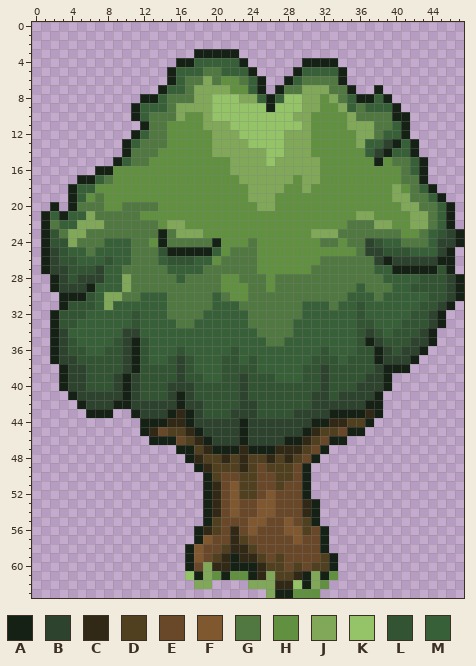
Pixel-art sprite -- pokeslend.gmx/sprites/images/sprite16_0.png. This is how it looked before the edit.
The file is 48x64 pixels. Pixels under 10% opacity are left out. Colours within 5 levels of each other are drawn and written as one.
Palette (. is transparent): A #162116  B #2d432d  C #312815  D #504020  E #684828  F #805830  G #507840  H #609040  J #80a858  K #95c367  L #335433  M #386038
Pixels before (only the part around the change), first column x 0:
 0 ................................................
 1 ................................................
 2 ................................................
 3 ..................AAAAA.........................
 4 ................AAMMMMMA......AAAA..............
 5 ...............AMMMGGMMMA....AMMMMA.............
 6 ...............AMGGJGHHGMA..AMGGGGA.............
 7 ..............AMMGJJJJHHMA.AGGJJJGGA..A.........
 8 ............AAMGGGJJKKKJJMAMKKJJHJGMAAMA........
 9 ...........AMMMGJJJJKKKKKKAKKKJJHHJMGMMMA.......
10 ...........AMGGGJHHJKKKKKKKKKJJHHHHJGGGGAA......
11 ............AGGHHHHJJJKKKKKKKKJHHHHJJJGGMA......
12 ...........AMGGHHHHHJJJKKKKKJJJHHHHHJJGMMA......
13 ..........AMGGGHHHHHJJJJKKKKJJJHHHHHJMMBAMA.....
14 ..........AGGGHHHHHHJJJJJJKKJJJHHHHHHMBAMMA.....
15 .........AMGGHHHHHHHHHJJJJKJJJJJHHHHHHAHGGMA....
16 .......AAHHHHHHHHHHHHHJJJJJJJJJJHHHHHHHHHGMA....
17 .....AAMGHHHHHHHHHHHHHHJJJJJJHJJHHHHHHHHHGGA....
18 ....AMMHHHHHHHHHHHHHHHHHJJJJHHJHHHHHHHHHJHGMA...
19 ....AMHGHHHHHHHHHHHHHHHHJJJHHHHHHHHHHHHHJJGGMA..
20 ..A.AGGGHHGGGGHHHHHHHHHHHJJHHHHHHHHHHHHHHJJGGMA.
21 .AMAMMJGGGGGHHHHHHHHHHHHHHHHHHHHHHHHJJHHHHJJGMA.
22 .AGMMJJJGGGGGGHJJHHHHHHHHHHHHHHHHHHGGGJJHHJJGMA.
23 .ALGJJGGGGGGGGAGJJJHHHHHHHHHHHHJJJGGGGGGGHHGMLBA
24 .ALLJGGGMMMGGHAGGGGGAHHHGHHHHHHHGGHGGBLMMGGGMBBA
25 .ABLMMGMMMMGGGLAAAAAMHGGGHHHHHHHHHHHGBBLLLMMMBA.
26 .ABLLMMMLMMGGGMLLLMMHGGGGHHHHHHHGGGGGGBABBBBBAA.
27 .ABBLLLBMMGGGGGMMMMGGGGGGHHHHHHGGGGGGGMMAAAAALA.
28 ..ABLBBBMMJGGGGGMGGGGHHGGGHGGGGGGGGGGGGMMMMLLLBA
29 ..ABBBAMMMJGGGGGGGGGGHHHGGHGGGGGGGGGMGGGMMLLLLBA
30 ...AAALMJJGGMMMGGGGGMGHHGGGGGGGGGGGMMMGMMMMMLLBA
31 ...ALLLMJMMMMMMGGGGGMMMGGGGGGGMMMGMMLMMMMMMLLBA.
32 ..ALLLMMMMMLMMMGGGGMMMMMGGGGGGMMMMMMLMMMMMLLBA..
33 ..ALLMMMMMMLMMMMGGMMMMMMGGGGGMMMMMMMLLMMMLLLBA..
34 ..ABMMMMMMBBMMMMMMMMMMMMMGGGGMMMMMMMLBLMLLLBA...
35 ..ABLMMMMLBALMMMMMMMMMMMMMGGMMMMMMMMLABLLLBBA...
36 ..ABLLMMLLBALMMMLMMMMMLMMMMMMMMMLMMMLLABLBBA....
37 ..ABBLLLLLBALMMLBLMMMLLMLMMMMMMLLLMLLLABBBA.....
38 ...ABBLLLLBALLLLBLMMMLLLLMMMMMLLBLLLLLBAAA......
39 ...ABBLLLBABLLLLBLLMMLLBLLLMMMLLBLLLLBBA........
40 ...ABBLLLBABLLLBBBLLLLLBLLLLLLLLBLLLBBBA........
41 ....ABBBBBABLLLBABLLLLLBLLLLLLLBBLBBBBA.........
42 .....ABBBAABBBBBABBLLLLBBLLLLLLBBBBBBAA.........
43 ......AAA..ABBBACABLLLBBBLLLLBBBBAAAACA.........
44 ............AAACCABBBBBABBBBBBBAACCDDA..........
45 ............ACEDDCABBBBABBBBBBACDDEAA...........
46 .............AAAEDCABBBABBBBAACDEAA.............
47 ................AADCAAACAAACCCDEA...............
48 .................ACDDCDCDDCDCDEA................
49 ..................ACDDDCDEDDDEA.................
50 ...................ADEEDDEEDDEA.................
51 ...................ACEFDDEEDEEA.................
52 ...................ACEFDDEFEEEA.................
53 ...................ACEFEEFFEEECA................
54 ...................ACEFEEFFEEECA................
55 ...................ADEEEFFEEFEDA................
56 ..................ACDECEFEEEFFDEA...............
57 ..................AFEECDEEEEEFEEA...............
58 .................AFEEDCCDEEEEEEEA...............
59 .................AFEDCACCDEDEEEEDA..............
60 .................AEJCCAAACDDEDEDDA..............
61 .................KAJHAHHACJDDCAJAH..............
62 ..................JJ....JJJCCKAJH...............
63 ..........................JAAHHH................
The same view after the edit:
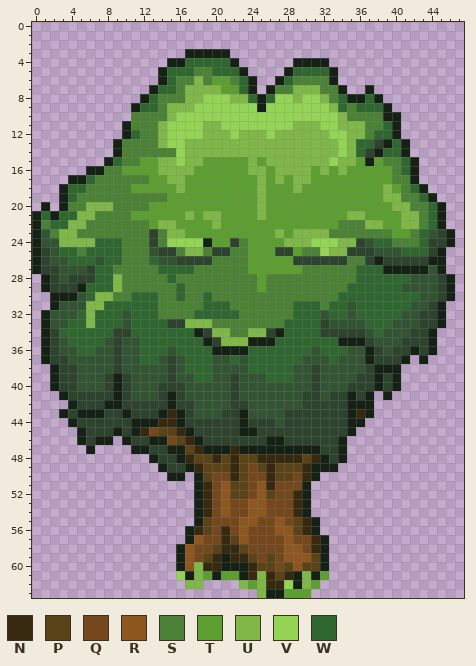
Colours new in this view: N #36290f  P #594317  Q #74481c  R #8f5720  S #4b8235  T #5c9f30  U #7fb748  V #94d455  W #306730
Difference:
Changed rows in their new state; - is an unchanged pixel.
first column x 0:
 3 -----------------A----.-------------------------
 4 ---------------A-WWWWWA.-----A---.--------------
 5 --------------AWWWSSWWWA.---AWWWWA.-------------
 6 --------------AWSSUSTTSWA.-AWSSSSA.-------------
 7 -------------AWWSUUUUTTWA.ASSUUUSSA.-A.---------
 8 -------------WSSSUUVVVUUWAWVVUVVUSWA-WA.--------
 9 ------------WWSUUUVVVVVVVAVVVVVVVUWSWWWA.-------
10 -----------SSSSUVVVVVVVVVVVVVVVVVVUSSSSA-.------
11 ----------ASSSUVVVVUUVVVVVVVVUUUVVUUUSSWA.------
12 ----------AWSSUVVVVUUUVUUUVUUUUUUVVUUSWWA.------
13 ---------ASSSSUVVUUUUUUUUUUUUUUUUUVUWWBAWA.-----
14 ---------ASSSSSSVUUUUUUUUUUUUUUUUUVUWBAWWA.-----
15 --------AWSSTTUUVUUTTTTTUTUUUUUUUVUUTATSSWA.----
16 ------A-SSTTTTUUUUTTTTTTUUTUUUUTUTUTTTTTSWA.----
17 ----A-WSSSSSSTTUUTTTTTTTTUTUTUUTTTTTTTTTSSA.----
18 ---AWWSSSSSTTTTTUTTTTTTTTUTTTUTTTTTTTTTUTSWA.---
19 ---AWSSSSSSSSSSTTTTTTTTTTUTTTTTTTTTTTTTUUSSWA.--
20 -A.ASSUUUSSSSTTTTTTTTTTTTUTTTTTTTTTTTTTTUUSSWA.-
21 AWAWWUUSSSSTTTTTTUTUUTTTTUTTTTTTTTTUUTTTTUUSWA.-
22 ASWWUUSSSSSSSTUUTTTTUTTTTTTTTTTTTTSSSUUTTUUSWA.-
23 ALSUUSSSSSSSSBSUUTTTTTTTTTTUTUUUUSSSSSSSTTSWLBA.
24 AL-UUUUWWWSSSBSVVVVATTBSTTTTUUUVVVUUBLWWSSSWB-A.
25 ABLWWSWWWWSSSLBBSUUSBBSSTTTBBTSSVUUBB-L--WWWBA.-
26 ABL-WWWLWWSSSWL-BBBBSSSSTTTTTBBBBBBSSBAB----A-.-
27 AB-L--BWWSSSSSWWWWSSSSSSTTTTTTSSSSSSWWWA----LA.-
28 -ABLB--WWUSSSSSWSSSSSSSSSTSSSSSSSSSSWWWWWWL--BA.
29 -AB--AWWWUSSSSSSWSSSSSSSSTSSSSSSSSSWWWWWWL---BA.
30 --A--LWUUSSWWWSSWSSWSSSSSSSSSSSSSSWWWWWWWWWL-BA.
31 --AL--UUWWWWWWSSSSSWWWSSSSSSSWWWSWWLWWWWWWL-BA.-
32 -AL--WUWWWLWWWSSSSWWWWWSSSSSSWWWLWWLWWWWWL-B----
33 -AL-WWUWWWLWWWWBBUUUSSSSSSSSWWWWBLLL-WWWL--B----
34 -ABWWWWWWB-WWWWWWWABUUSSUUBAWWWWBBBBBLWL--B-----
35 -ABLWWWWLBLLWWWWWWWABUUUAAAWWWWWWWAAABL--B------
36 -ABL-WWL-BLLWWWLWWWWAAAAWWWWWWWLWWWL-ABLB-ABA---
37 -AB-L----BLLWWLBLWWWL-WLWWWWWWL--WL--AB--A.A----
38 --AB-L---BLL---BLWWWL---WWWWWL-BL----BA--.------
39 --AB-L--BABL---BL-WWL-BL--WWWL-BL---B-ABA-------
40 --AB-L--BABL--B--L----BL-------BL--B--ABA-------
41 ---AB----ABL--BABL----BL------B-LB-A-A.A--------
42 ----AB--A-B----AB-L---B-L-----B----AA-.---------
43 ---ABA--BBAB--ANABL--B-AL---B----BB-NA.---------
44 ----ABBBBBBA--NNAB---------L---BBBBAA.----------
45 -----ABBBABANQPPNAB-----A-----BBBBB-.-----------
46 -----ABAA-ABB--QPNAB---B--AABBBBBB--------------
47 ------A----AABBA-PNA--NA---AAAAABBA-------------
48 -------------ABBANPPNPNPPNNNNNPNABA-------------
49 --------------ABBANPPPNPQPNPPPNAAA--------------
50 ---------------AA-APQQNPQQNPPQNA----------------
51 ------------------ANQRPPQRNQQQ------------------
52 ------------------ANQRPPQRPQQN------------------
53 ------------------ANQRQQRRQQQNA.----------------
54 ------------------ANQRQQRRQQQNA.----------------
55 ------------------APQQQRRQQRQPN-----------------
56 -----------------ANPQNQRQQQRRPNA.---------------
57 -----------------ARQQNPRQQQQRQQN----------------
58 ----------------ARQQPNNPQQQQRRQN----------------
59 ----------------ARQPNANNPQPQRRRPA.--------------
60 ----------------ARUNNA--NPPQPRPPA.--------------
61 ----------------VAUTATTANUNPNAUAT.--------------
62 -----------------UU.---UTUNNVAUT.---------------
63 -------------------------UA-TTT.----------------
Where, in picture pixels (left, top, right, bottom), the same in both pictures:
changed: (32, 49, 464, 598)
